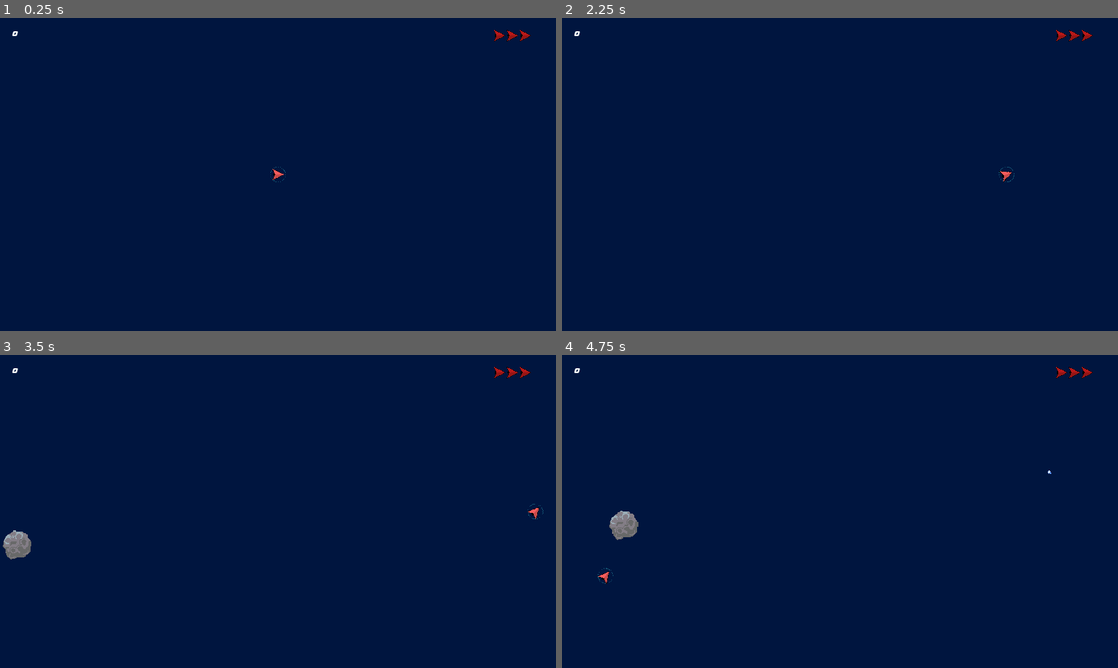
Above: before the commit, frames 1-4 (two rows, left to right).
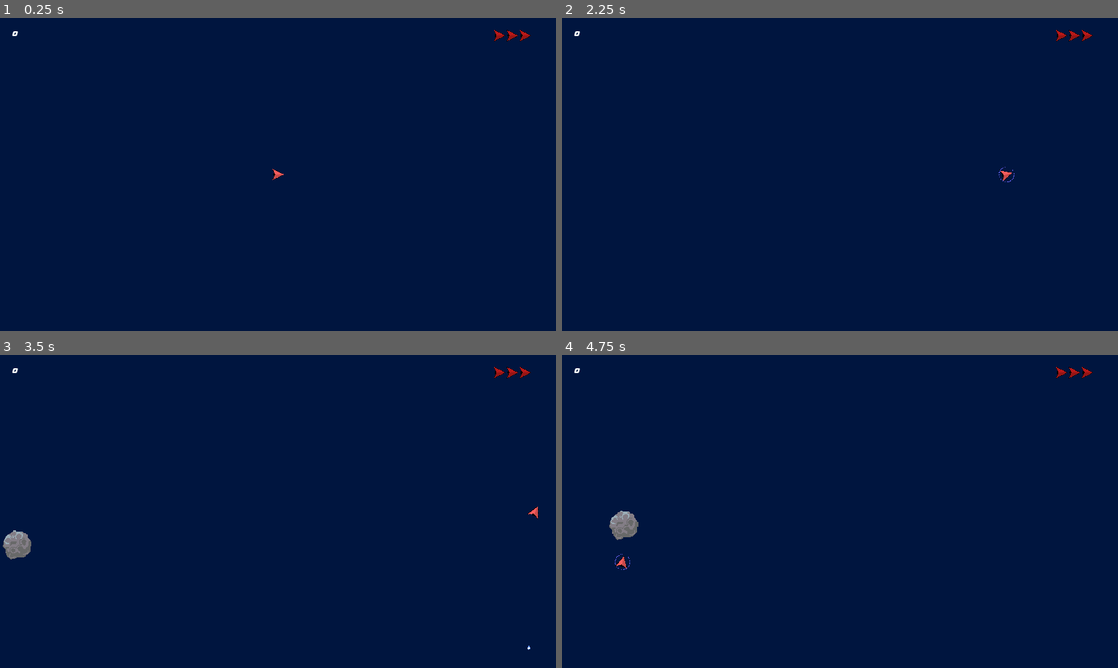
Above: after the commit, the same moments.

Repository: thezic/spacewars
Game: Godot game, scene res://Main.tscn
Same seed, same stepped clock (60 frames per second), same inputs: the game is played once before the commit and once after it.
Inputs:
- Up to frame 1 (0.25 s): no input
- Up to frame 2 (2.25 s): tap Enter at 0.5 s; hold Up (player_1_thrust) 0.53-2.03 s; tap M (player_1_fire, bound only after the commit) at 0.6 s; tap - (player_1_fire, bound only before the commit) at 0.8, 1.35 s; tap N (player_1_shield, bound only after the commit) at 1.55, 2.1 s; hold Left (player_1_left) from 2.03 s (still down)
- Up to frame 3 (3.5 s): keep holding Left (player_1_left); tap . (player_1_shield, bound only before the commit) at 2.3, 2.85 s; tap M (player_1_fire, bound only after the commit) at 3.05 s
- Up to frame 4 (4.75 s): release Left (player_1_left) at 3.53 s; hold Down (player_1_brake) 3.53-4.28 s; tap M (player_1_fire, bound only after the commit) at 3.6 s; tap - (player_1_fire, bound only before the commit) at 3.8, 4.35 s; hold Right (player_1_right) from 4.28 s (still down); tap N (player_1_shield, bound only after the commit) at 4.55 s

The runs differ from the first frame. In frame 1, less than 0.1% of the frame differs, in the area x 48-52%, y 47-53%; in frame 2, less than 0.1%; in frame 3, less than 0.1%; in frame 4, 0.1%, in the area x 6-88%, y 36-74%.

Commit message:
Shield state machine

Diff:
--- a/actors/Shield.gd
+++ b/actors/Shield.gd
@@ -1,16 +1,90 @@
-extends Node2D
+extends Node
 
 
-# Declare member variables here. Examples:
-# var a = 2
-# var b = "text"
+export var shield_energy := 100.0
+export var shield_reload := 20.0
+export var shield_deplete := 200.0
+
+
+onready var shield_node = $Node2D
+onready var shield_sprite = $Node2D/ShieldSprite
+onready var shield_energy_meter = $Node2D/ShieldEnergyMeter
+onready var animation := $ShieldAnimation as AnimationPlayer
+onready var shield_collider := $"../ShieldCollisionShape"
+onready var state_machine := $ShieldStateMachine
+
+onready var shield_state_machine := $ShieldStateMachine
+
+var is_shielded := false setget _set_is_shielded
+
+var remaining_shield_energy := shield_energy
+var shield_depleted := false
+
+
+
+func _readonly_setter(_value):
+	pass
+
+
+func _set_is_shielded(value: bool) -> void:
+	is_shielded = value
+	shield_collider.disabled = !is_shielded
+
+
+func set_shielded(value: bool) -> void:
+	if value == is_shielded:
+		return
+	animation.stop()
+	is_shielded = value
+
+	shield_sprite.visible = is_shielded
+	shield_collider.disabled = !is_shielded
+
+
+func try_activate_shield():
+	shield_state_machine.send_event("activate_shield")
+
+
+func deactivate_shield():
+	shield_state_machine.send_event("deactivate_shield")
+
+
+func deplete_shield():
+	shield_state_machine.send_event("deplete_shield")
 
 
 # Called when the node enters the scene tree for the first time.
 func _ready():
-	pass # Replace with function body.
+	# shield_collider = get_node("../ShieldCollisionShape")
+	#set_shielded(false)
+	state_machine.context = {
+		"shield": self,
+		"shield_energy": shield_energy,
+	}
 
 
 # Called every frame. 'delta' is the elapsed time since the previous frame.
-#func _process(delta):
-#	pass
+func _physics_process(_delta):
+	shield_node.position = get_parent().position
+	shield_energy_meter.value = 100 * state_machine.context.shield_energy / shield_energy
+	# shield_energy_meter.value = 100 * remaining_shield_energy / shield_energy
+
+	#if is_shielded:
+	#	remaining_shield_energy -= delta * shield_deplete
+	#	shield_energy_meter.value = 100 * remaining_shield_energy / shield_energy
+	#elif remaining_shield_energy < shield_energy:
+	#	remaining_shield_energy += delta * shield_reload
+	#	shield_energy_meter.value = 100 * remaining_shield_energy / shield_energy
+	#else:
+	#	shield_depleted = false
+	#	shield_energy_meter.tint_progress = Color.aliceblue
+
+	#if remaining_shield_energy >= shield_energy:
+	#	shield_energy_meter.visible = false
+	#else:
+	#	shield_energy_meter.visible = true
+
+	#if remaining_shield_energy <= 0:
+	#	shield_depleted = true
+	#	shield_energy_meter.tint_progress = Color.red
+	#	set_shielded(false)
--- /dev/null
+++ b/actors/ShieldActive.gd
@@ -0,0 +1,30 @@
+extends State
+
+var shield_energy: float
+
+# Called when the node enters the scene tree for the first time.
+func _ready():
+	pass # Replace with function body.
+
+
+func _enter_state(ctx, _data):
+	ctx.shield.is_shielded = true
+	ctx.shield.shield_sprite.visible = true
+	ctx.shield.shield_energy_meter.visible = true
+	ctx.shield_energy = ctx.shield.shield_energy
+
+
+func _state_physics_process(ctx, delta):
+	ctx.shield_energy -= ctx.shield.shield_deplete * delta
+	ctx.shield.shield_sprite.modulate = Color(10, 10, 10, 0.8 * (float(ctx.shield_energy) / ctx.shield.shield_energy))
+
+	if ctx.shield_energy <= 0:
+		transition("ShieldDepleted")
+
+
+func _handle_event_deactivate_shield(_context, _data):
+	transition("ShieldInactive")
+
+
+func _handle_event_deplete_shield(_context, _data):
+	transition("ShieldDepleted")
--- /dev/null
+++ b/actors/ShieldDepleted.gd
@@ -0,0 +1,13 @@
+extends "ShieldInactive.gd"
+
+export(Color) var depleted_meter_color := Color(255, 0, 0, 0.5)
+
+
+func _enter_state(ctx, _data):
+	._enter_state(ctx, _data)
+	ctx.shield_energy = 0.0
+	ctx.shield.shield_energy_meter.tint_progress = depleted_meter_color
+
+
+func _handle_event_activate_shield(_context, _data):
+	pass
--- /dev/null
+++ b/actors/ShieldInactive.gd
@@ -0,0 +1,21 @@
+extends State
+
+export(Color) var meter_color := Color(0, 0, 255, 0.5)
+
+func _enter_state(ctx, _data):
+	ctx.shield.is_shielded = false
+	ctx.shield.shield_sprite.visible = false
+	ctx.shield.shield_energy_meter.visible = true
+	ctx.shield.shield_energy_meter.tint_progress = meter_color
+
+
+func _state_physics_process(ctx, delta):
+	ctx.shield_energy += ctx.shield.shield_reload * delta
+	if ctx.shield_energy >= ctx.shield.shield_energy:
+		transition("ShieldFull")
+
+
+func _handle_event_activate_shield(_context, data: Dictionary):
+	pass
+	print("Activate shield event " + str(data))
+	transition("ShieldActive")
--- a/actors/Ship.gd
+++ b/actors/Ship.gd
@@ -9,63 +9,30 @@
 export var engine_thrust := 500
 export var spin_torque := 2000
 export var recoil := -200
+export var action_prefix := "player_1_"
 
-export var shield_energy := 100.0
-export var shield_reload := 20.0
-export var shield_deplete := 200.0
+onready var sprite := $Sprite
+onready var shield := $Shield
+
 
 enum Rot { LEFT = -1, NONE = 0, RIGHT = 1 }
 
 var thrust := Vector2()
 var rotation_dir: int = Rot.NONE
-
-var is_shielded := false setget _readonly_setter
-var remaining_shield_energy := shield_energy
-var shield_depleted := false
-
-
-onready var sprite := $Sprite
-onready var shield_node = $Shield/Node2D
-onready var shield_sprite = $Shield/Node2D/ShieldSprite
-onready var shield_energy_meter = $Shield/Node2D/ShieldEnergyMeter
-onready var shield_collider = $ShieldCollisionShape
-
-
-func _readonly_setter(_value):
-	pass
-
+var input_buffer: InputBuffer
+var actions = ["shield", "thrust", "fire", "brake", "left", "right"]
 
 func _ready():
 	sprite.modulate = color
-	set_shielded(false)
 
 
 func start(pos: Vector2):
 	position = pos
 
 
-func set_shielded(value: bool) -> void:
-	if value == is_shielded:
-		return
-
-	is_shielded = value
-
-	shield_sprite.visible = is_shielded
-	shield_collider.disabled = !is_shielded
-
-
-func try_activate_shield():
-	if shield_depleted:
-		return
-	set_shielded(true)
-
-
-func deactivate_shield():
-	set_shielded(false)
-
-
 func hit(_damage, _normal: Vector2):
-	if is_shielded:
+	if shield.is_shielded:
+		shield.deplete_shield()
 		return
 
 	queue_free()
@@ -75,29 +42,34 @@
 
 	emit_signal("ship_destroyed")
 
+
 # Called every frame. 'delta' is the elapsed time since the previous frame.
-func _process(delta):
-	if Input.is_action_just_pressed("player_1_shield"):
-		try_activate_shield()
+func _process(_delta):
+	if not input_buffer:
+		input_buffer = InputBuffer.new(action_prefix, actions)
+	input_buffer.update()
 
-	if Input.is_action_just_released("player_1_shield"):
-		deactivate_shield()
+	if input_buffer.is_action_just_pressed("shield"):
+		shield.try_activate_shield()
 
-	if Input.is_action_pressed("player_1_thrust"):
+	if input_buffer.is_action_just_released("shield"):
+		shield.deactivate_shield()
+
+	if input_buffer.is_action_pressed("thrust"):
 		thrust = transform.x * engine_thrust
-	elif Input.is_action_pressed("player_1_brake"):
+	elif input_buffer.is_action_pressed("brake"):
 		thrust = transform.x * (-engine_thrust)
 	else:
 		thrust = Vector2()
 
-	if Input.is_action_pressed("player_1_left"):
+	if input_buffer.is_action_pressed("left"):
 		rotation_dir = Rot.LEFT
-	elif Input.is_action_pressed("player_1_right"):
+	elif input_buffer.is_action_pressed("right"):
 		rotation_dir = Rot.RIGHT
 	else:
 		rotation_dir = Rot.NONE
 
-	if Input.is_action_just_pressed("player_1_fire"):
+	if input_buffer.is_action_just_pressed("fire"):
 		var plasma = Plasma.instance()
 		plasma.start($Mussle.global_position, rotation)
 		get_parent().add_child(plasma)
@@ -108,20 +80,6 @@
 	else:
 		$Particles2D.emitting = false
 
-	shield_node.position = position
-
-	if is_shielded:
-		remaining_shield_energy -= delta * shield_deplete
-		shield_energy_meter.value = 100 * remaining_shield_energy / shield_energy
-	elif remaining_shield_energy < shield_energy:
-		remaining_shield_energy += delta * shield_reload
-		shield_energy_meter.value = 100 * remaining_shield_energy / shield_energy
-	else:
-		shield_depleted = false
-
-	if remaining_shield_energy <= 0:
-		shield_depleted = true
-		set_shielded(false)
 
 
 func _physics_process(_delta):
--- a/actors/Ship.tscn
+++ b/actors/Ship.tscn
@@ -1,9 +1,15 @@
-[gd_scene load_steps=11 format=2]
+[gd_scene load_steps=18 format=2]
 
 [ext_resource path="res://assets/sprites/ship.png" type="Texture" id=1]
 [ext_resource path="res://actors/Ship.gd" type="Script" id=2]
 [ext_resource path="res://assets/sprites/shield.png" type="Texture" id=3]
 [ext_resource path="res://assets/sprites/shield-energy.png" type="Texture" id=4]
+[ext_resource path="res://actors/Shield.gd" type="Script" id=5]
+[ext_resource path="res://components/StateMachine.gd" type="Script" id=6]
+[ext_resource path="res://actors/shieldstates/ShieldFull.gd" type="Script" id=7]
+[ext_resource path="res://actors/ShieldActive.gd" type="Script" id=8]
+[ext_resource path="res://actors/ShieldInactive.gd" type="Script" id=9]
+[ext_resource path="res://actors/ShieldDepleted.gd" type="Script" id=10]
 
 [sub_resource type="Gradient" id=4]
 offsets = PoolRealArray( 0, 0.00860585, 0.373494, 0.991394 )
@@ -31,6 +37,23 @@
 
 [sub_resource type="CircleShape2D" id=6]
 radius = 24.0
+
+[sub_resource type="Animation" id=7]
+resource_name = "flash"
+length = 0.4
+loop = true
+tracks/0/type = "value"
+tracks/0/path = NodePath("Node2D/ShieldSprite:visible")
+tracks/0/interp = 1
+tracks/0/loop_wrap = true
+tracks/0/imported = false
+tracks/0/enabled = true
+tracks/0/keys = {
+"times": PoolRealArray( 0, 0.2 ),
+"transitions": PoolRealArray( 1, 1 ),
+"update": 1,
+"values": [ true, false ]
+}
 
 [node name="Ship" type="RigidBody2D"]
 gravity_scale = 0.0
@@ -63,6 +86,7 @@
 disabled = true
 
 [node name="Shield" type="Node" parent="."]
+script = ExtResource( 5 )
 
 [node name="Node2D" type="Node2D" parent="Shield"]
 
@@ -86,3 +110,23 @@
 __meta__ = {
 "_edit_use_anchors_": false
 }
+
+[node name="ShieldAnimation" type="AnimationPlayer" parent="Shield"]
+playback_speed = 3.0
+anims/flash = SubResource( 7 )
+
+[node name="ShieldStateMachine" type="Node" parent="Shield"]
+script = ExtResource( 6 )
+
+[node name="ShieldFull" type="Node" parent="Shield/ShieldStateMachine"]
+script = ExtResource( 7 )
+
+[node name="ShieldActive" type="Node" parent="Shield/ShieldStateMachine"]
+script = ExtResource( 8 )
+
+[node name="ShieldInactive" type="Node" parent="Shield/ShieldStateMachine"]
+script = ExtResource( 9 )
+meter_color = Color( 0.356863, 0.356863, 0.878431, 1 )
+
+[node name="ShieldDepleted" type="Node" parent="Shield/ShieldStateMachine"]
+script = ExtResource( 10 )
--- /dev/null
+++ b/actors/shieldstates/ShieldFull.gd
@@ -0,0 +1,13 @@
+extends State
+
+
+func _enter_state(ctx, _data):
+	print("Enter Shield full state")
+	ctx.shield.shield_energy_meter.visible = false
+	ctx.shield.shield_sprite.visible = false
+	ctx.shield.is_shielded = false
+
+
+func _handle_event_activate_shield(_context, data: Dictionary):
+	print("Activate shield event " + str(data))
+	transition("ShieldActive")
--- /dev/null
+++ b/components/InputBuffer.gd
@@ -0,0 +1,56 @@
+class_name InputBuffer
+
+extends Reference
+
+enum ActionType {
+	PRESSED,
+	JUST_PRESSED,
+	JUST_RELEASED,
+}
+
+# Declare member variables here. Examples:
+# var a = 2
+# var b = "text"
+
+var prefix := ""
+var actions := []
+var buffer := {}
+
+
+func _init(_prefix, _actions):
+	prefix = _prefix
+	actions = _actions
+
+# Called when the node enters the scene tree for the first time.
+func _ready():
+	pass # Replace with function body.
+
+
+func update():
+	var new_buffer = {}
+	for action in actions:
+		new_buffer[action] = {
+			ActionType.PRESSED: Input.is_action_pressed(prefix + action),
+			ActionType.JUST_PRESSED: Input.is_action_just_pressed(prefix + action),
+			ActionType.JUST_RELEASED: Input.is_action_just_released(prefix + action),
+		}
+
+	buffer = new_buffer
+
+
+func is_action_pressed(action: String) -> bool:
+	if not buffer.has(action):
+		return false
+	return buffer[action][ActionType.PRESSED]
+
+
+func is_action_just_pressed(action: String) -> bool:
+	if not buffer.has(action):
+		return false
+	return buffer[action][ActionType.JUST_PRESSED]
+
+
+func is_action_just_released(action: String) -> bool:
+	if not buffer.has(action):
+		return false
+	return buffer[action][ActionType.JUST_RELEASED]
--- /dev/null
+++ b/components/State.gd
@@ -0,0 +1,39 @@
+class_name State, "State.png"
+extends Node
+
+
+# Declare member variables here. Examples:
+# var a = 2
+# var b = "text"
+
+onready var machine = $".."
+
+
+#func _state_process(_context, _delta):
+#	pass
+#
+#
+#func _state_physics_process(_context, _delta):
+#	pass
+#
+#
+#func _enter_state(_context):
+#	pass
+#
+#
+#func _exit_state(_context):
+#	pass
+
+func handle_event(event: String, context: Dictionary, data: Dictionary):
+	_handle_event(event, context, data)
+
+
+func _handle_event(event: String, context: Dictionary, data: Dictionary):
+	var handler_name = "_handle_event_" + event
+
+	if has_method(handler_name):
+		call(handler_name, context, data)
+
+
+func transition(next_state, data = {}):
+	machine.call_deferred("transition", next_state, data)
--- /dev/null
+++ b/components/StateMachine.gd
@@ -0,0 +1,55 @@
+class_name StateMachine, "StateMachine.png"
+extends Node
+
+# Declare member variables here. Examples:
+# var a = 2
+# var b = "text"
+export var context := {}
+
+var current_state setget _readonly_setter
+
+var states := {}
+
+func _readonly_setter(_value):
+	pass
+
+
+# Called when the node enters the scene tree for the first time.
+func _ready():
+	for child in get_children():
+		states[child.name] = child
+
+	call_deferred("transition", get_children()[0].name)
+	#current_state = get_children()[0]
+
+
+func _process(delta):
+	if current_state and current_state.has_method("_state_process"):
+		current_state._state_process(context, delta)
+
+
+func _physics_process(delta):
+	if current_state && current_state.has_method("_state_physics_process"):
+		current_state._state_physics_process(context, delta)
+
+
+func transition(next_state_name, data := {}):
+	var next = states[next_state_name]
+
+	assert(next, "Unable to find state " + next_state_name)
+
+	if current_state and current_state.has_method("_exit_state"):
+		current_state._exit_state(context, data)
+
+	current_state = next
+
+	if current_state.has_method("_enter_state"):
+		current_state._enter_state(context, data)
+
+
+func send_event(event: String, data := {}):
+	current_state.handle_event(event, context, data)
+
+# Called every frame. 'delta' is the elapsed time since the previous frame.
+#func _process(delta):
+#	pass
--- /dev/null
+++ b/lib/statemachine/plugin.cfg
@@ -0,0 +1,7 @@
+[plugin]
+
+name="StateMachine"
+description="State machine"
+author="Simon Dahlberg"
+version=""
+script="init.gd"
--- a/project.godot
+++ b/project.godot
@@ -9,13 +9,31 @@
 config_version=4
 
 _global_script_classes=[ {
+"base": "Reference",
+"class": "InputBuffer",
+"language": "GDScript",
+"path": "res://components/InputBuffer.gd"
+}, {
 "base": "Node",
 "class": "ShipAgent",
 "language": "GDScript",
 "path": "res://ShipAgent.gd"
+}, {
+"base": "Node",
+"class": "State",
+"language": "GDScript",
+"path": "res://components/State.gd"
+}, {
+"base": "Node",
+"class": "StateMachine",
+"language": "GDScript",
+"path": "res://components/StateMachine.gd"
 } ]
 _global_script_class_icons={
-"ShipAgent": ""
+"InputBuffer": "",
+"ShipAgent": "",
+"State": "res://components/State.png",
+"StateMachine": "res://components/StateMachine.png"
 }
 
 [application]
@@ -33,6 +51,7 @@
 
 window/size/width=1422
 window/size/height=800
+window/size/fullscreen=true
 window/stretch/mode="2d"
 window/stretch/aspect="keep_height"
 
@@ -64,12 +83,12 @@
 }
 player_1_fire={
 "deadzone": 0.5,
-"events": [ Object(InputEventKey,"resource_local_to_scene":false,"resource_name":"","device":0,"alt":false,"shift":false,"control":false,"meta":false,"command":false,"pressed":false,"scancode":45,"physical_scancode":0,"unicode":0,"echo":false,"script":null)
+"events": [ Object(InputEventKey,"resource_local_to_scene":false,"resource_name":"","device":0,"alt":false,"shift":false,"control":false,"meta":false,"command":false,"pressed":false,"scancode":77,"physical_scancode":0,"unicode":0,"echo":false,"script":null)
  ]
 }
 player_1_shield={
 "deadzone": 0.5,
-"events": [ Object(InputEventKey,"resource_local_to_scene":false,"resource_name":"","device":0,"alt":false,"shift":false,"control":false,"meta":false,"command":false,"pressed":false,"scancode":46,"physical_scancode":0,"unicode":0,"echo":false,"script":null)
+"events": [ Object(InputEventKey,"resource_local_to_scene":false,"resource_name":"","device":0,"alt":false,"shift":false,"control":false,"meta":false,"command":false,"pressed":false,"scancode":78,"physical_scancode":0,"unicode":0,"echo":false,"script":null)
  ]
 }
 
Binary file added: components/State.png
Not shown, added: components/State.png.import
Binary file added: components/StateMachine.png
Not shown, added: components/StateMachine.png.import
Not shown, changed: export_presets.cfg
